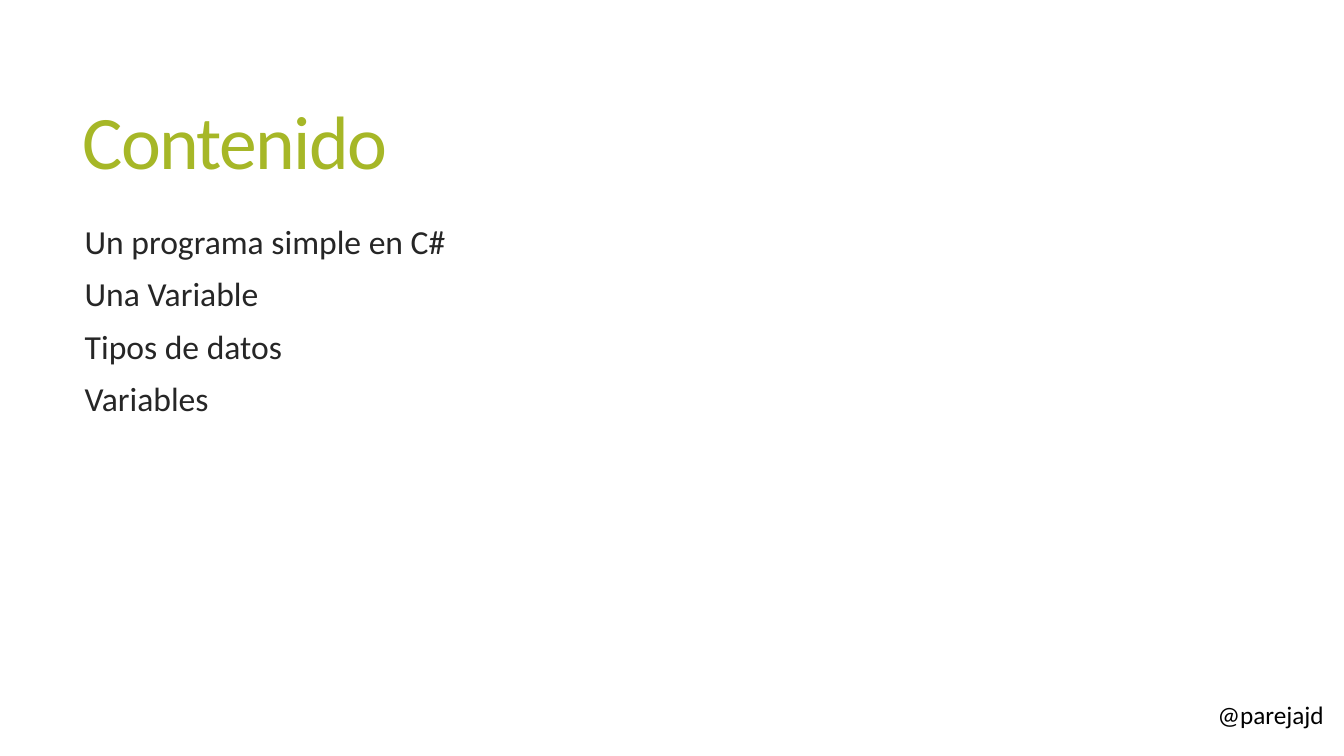
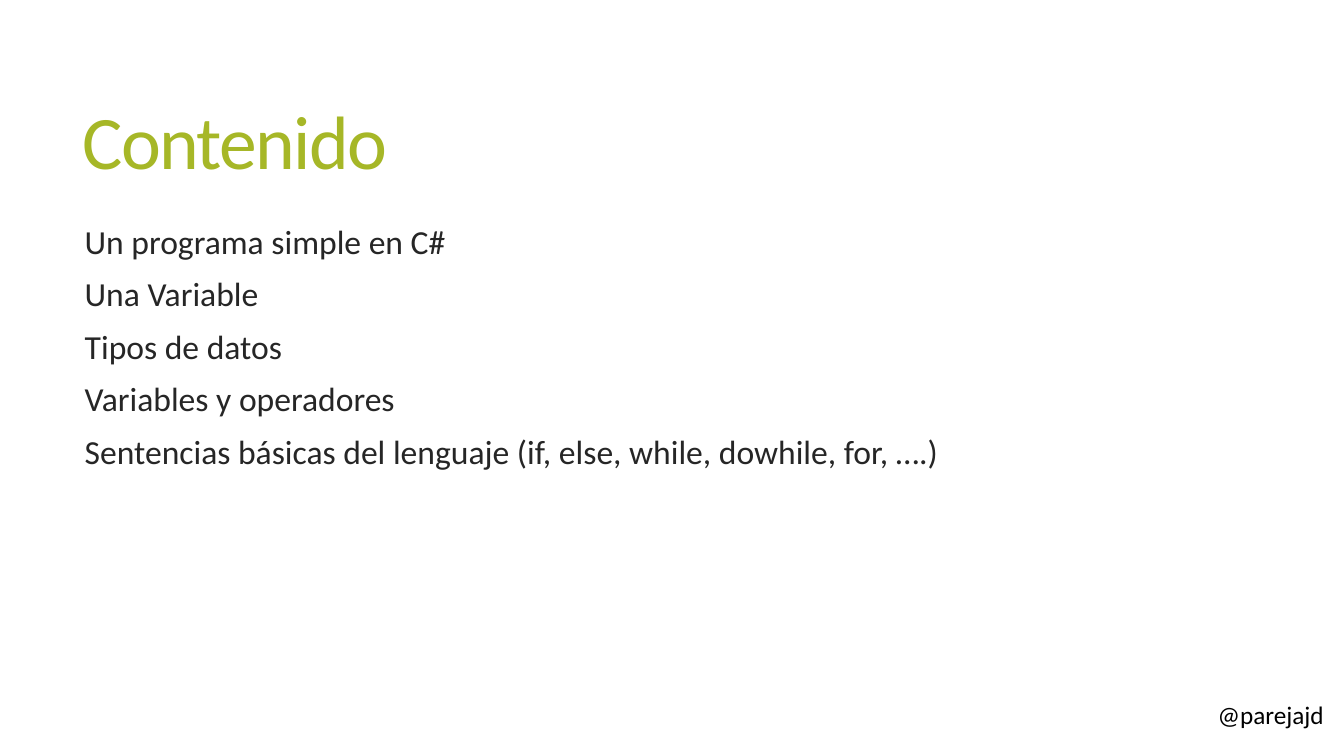
Before and after one commit to parejajd/AprendiendoDotNet, a slide deck: slide 2 of Presentations/2. Introducción a C#.pptx. Drawn at 1344x756 pixels with LibreOffice and Linux fonts; fonts in the diff are those of the drawing; background and template pictures are left out. Boxes give left, top, right and bottom in pixels: in the first picture for what was removed or moved away, otherwise in the second. Text is boxed around its words. In the diff, an @@ line names an element or a change of style, - is before the commit and + after.

```diff
--- a/Presentations/2. Introducción a C#.pptx
+++ b/Presentations/2. Introducción a C#.pptx
@@ text at (85, 387, 888, 470): text changed @@
-Variables
+Variables y operadores
+Sentencias básicas del lenguaje (if, else, while, dowhile, for, ….)
```
Also in this commit, not shown: 8 other files.
